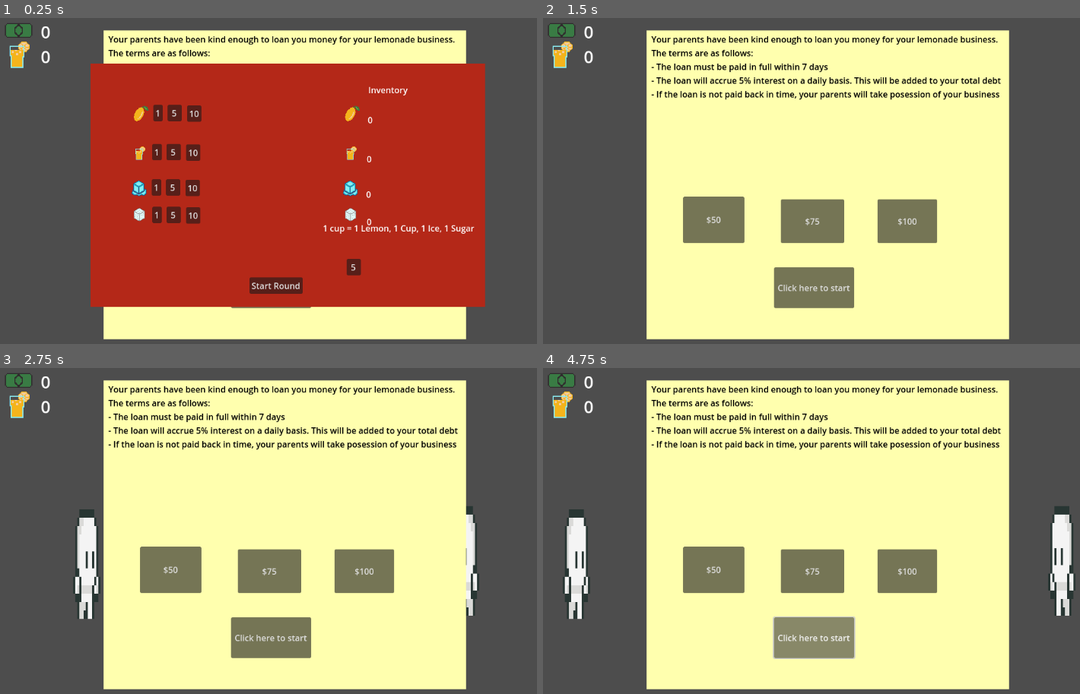
Above: before the commit, frames 1-4 (two rows, left to right).
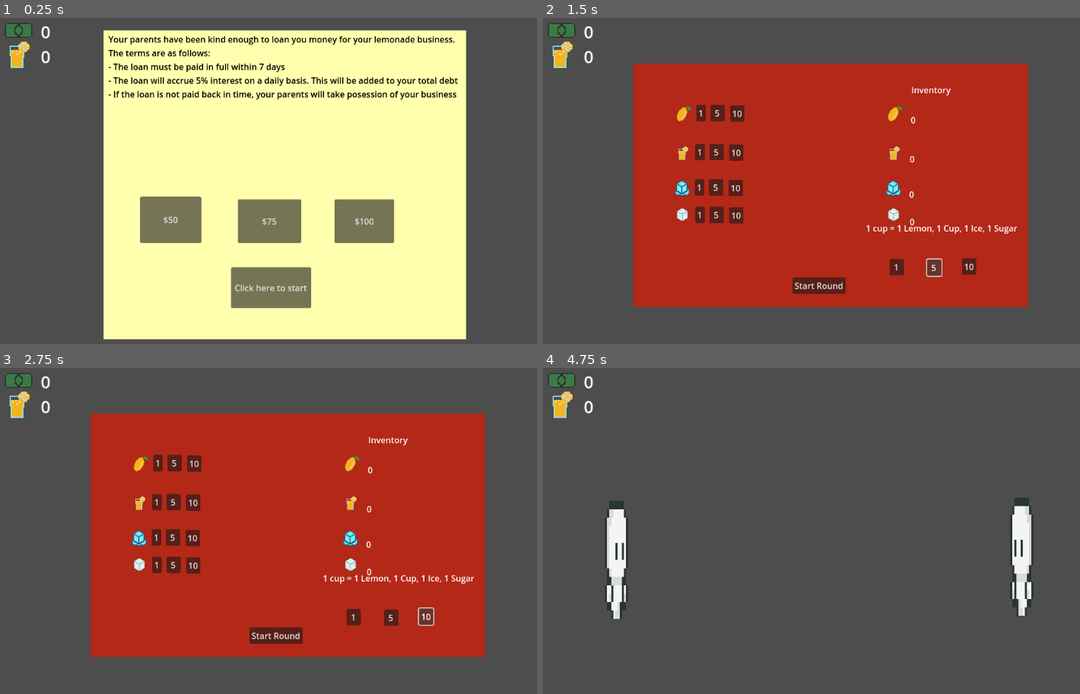
Above: after the commit, the same moments.

Repository: Jrees98/GMTK24
Game: Godot game, scene res://Scenes/main.tscn
Two runs of this game, one before a commit and one after it. Both use one fixed random seed, a clock stepped at 60 frames per second and the inputs below.
Inputs (mouse positions are in pixels of both pictures, inside the frame that each line leads up to):
- Up to frame 1 (0.25 s): no input
- Up to frame 2 (1.5 s): click "Click here to start" at 0.5 s; click (935, 269) at 1.25 s, where only the run after the commit has a clickable "5"
- Up to frame 3 (2.75 s): click (424, 615) at 2 s, where only the run after the commit has a clickable "10"
- Up to frame 4 (4.75 s): click (816, 635) at 2.75 s, where only the run after the commit has a clickable "Start Round"; tap Enter at 3.5 s

The runs differ from the first frame. In frame 1, 55% of the frame differs, in the area x 16-91%, y 13-89%; in frame 2, 68%; in frame 3, 69%, in the area x 13-91%, y 3-99%; in frame 4, 69%.

Commit message:
add global_controller to update labels

Diff:
--- /dev/null
+++ b/Scenes/Global_Controller.gd
@@ -0,0 +1,16 @@
+extends Node
+
+
+# Called when the node enters the scene tree for the first time.
+func _ready():
+	pass # Replace with function body.
+
+
+# Called every frame. 'delta' is the elapsed time since the previous frame.
+func _process(delta):
+	$"../Lemonade".text = str(Global.cups_of_lemonade)
+	$"../Dollars".text = str(Global.dollars)
+	$"../Shop/Lemons/InventoryItem/ItemQuantity".text = str(Global.lemons)
+	$"../Shop/Cups/InventoryItem/ItemQuantity".text = str(Global.cups)
+	$"../Shop/Ice/InventoryItem/ItemQuantity".text = str(Global.ice)
+	$"../Shop/Sugar/InventoryItem/ItemQuantity".text = str(Global.sugar)
--- a/Scenes/main.tscn
+++ b/Scenes/main.tscn
@@ -1,6 +1,7 @@
-[gd_scene load_steps=11 format=3 uid="uid://b48k7ome4d88h"]
+[gd_scene load_steps=12 format=3 uid="uid://b48k7ome4d88h"]
 
 [ext_resource type="Script" path="res://Scripts/main.gd" id="1_yitt0"]
+[ext_resource type="Script" path="res://Scenes/Global_Controller.gd" id="2_iagkp"]
 [ext_resource type="PackedScene" uid="uid://c5jraoq5jrtmo" path="res://Scenes/spawner.tscn" id="4_ix7xf"]
 [ext_resource type="Texture2D" uid="uid://dxuia0p3svfly" path="res://Assets/Untitled 10.png" id="6_0syao"]
 [ext_resource type="PackedScene" uid="uid://k4cev62oe85r" path="res://item.tscn" id="6_x1x7r"]
@@ -13,6 +14,10 @@
 
 [node name="Main" type="Node2D" groups=["customers", "lemons"]]
 script = ExtResource("1_yitt0")
+
+[node name="Global_Controller" type="Node" parent="."]
+process_mode = 3
+script = ExtResource("2_iagkp")
 
 [node name="Spawner" parent="." instance=ExtResource("4_ix7xf")]
 position = Vector2(1003, 372)
@@ -107,6 +112,7 @@
 
 [node name="Shop" type="CanvasLayer" parent="."]
 process_mode = 2
+visible = false
 
 [node name="ColorRect" type="ColorRect" parent="Shop"]
 offset_left = 177.0
@@ -189,7 +195,21 @@
 offset_top = 471.0
 offset_right = 689.0
 offset_bottom = 502.0
+amount_to_make = 1
+
+[node name="MakeLemonade3" parent="Shop" instance=ExtResource("8_dqkwq")]
+offset_left = 733.0
+offset_top = 472.0
+offset_right = 760.0
+offset_bottom = 503.0
 amount_to_make = 5
+
+[node name="MakeLemonade2" parent="Shop" instance=ExtResource("8_dqkwq")]
+offset_left = 799.0
+offset_top = 470.0
+offset_right = 826.0
+offset_bottom = 501.0
+amount_to_make = 10
 
 [connection signal="pressed" from="StartScreen/StartGame" to="." method="_on_start_game_pressed"]
 [connection signal="pressed" from="StartScreen/Borrow50" to="." method="_on_borrow_50_pressed"]
